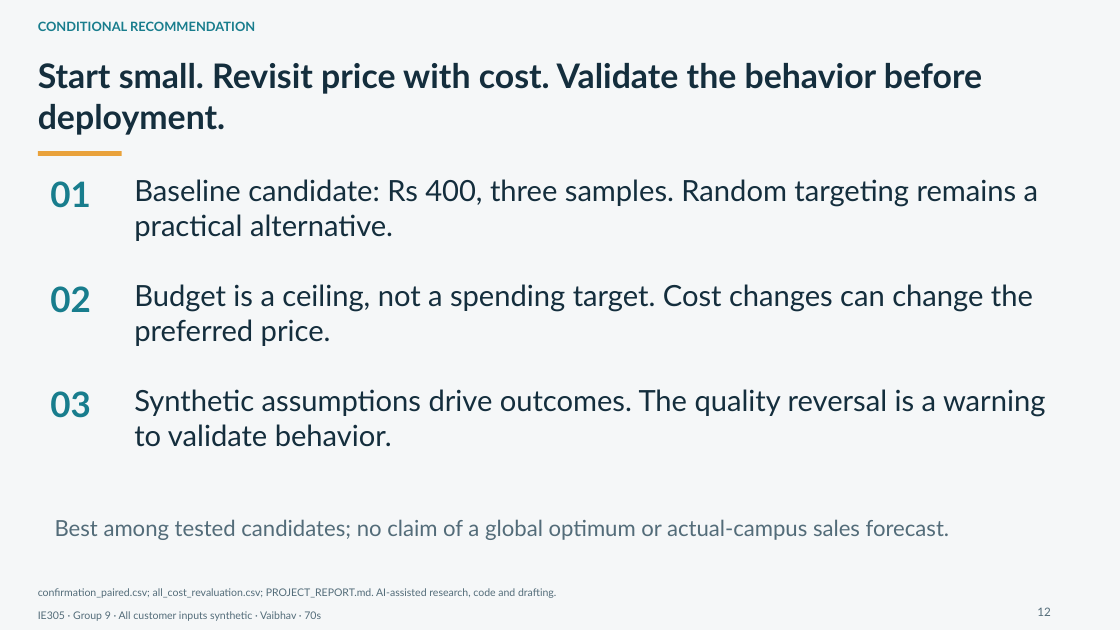
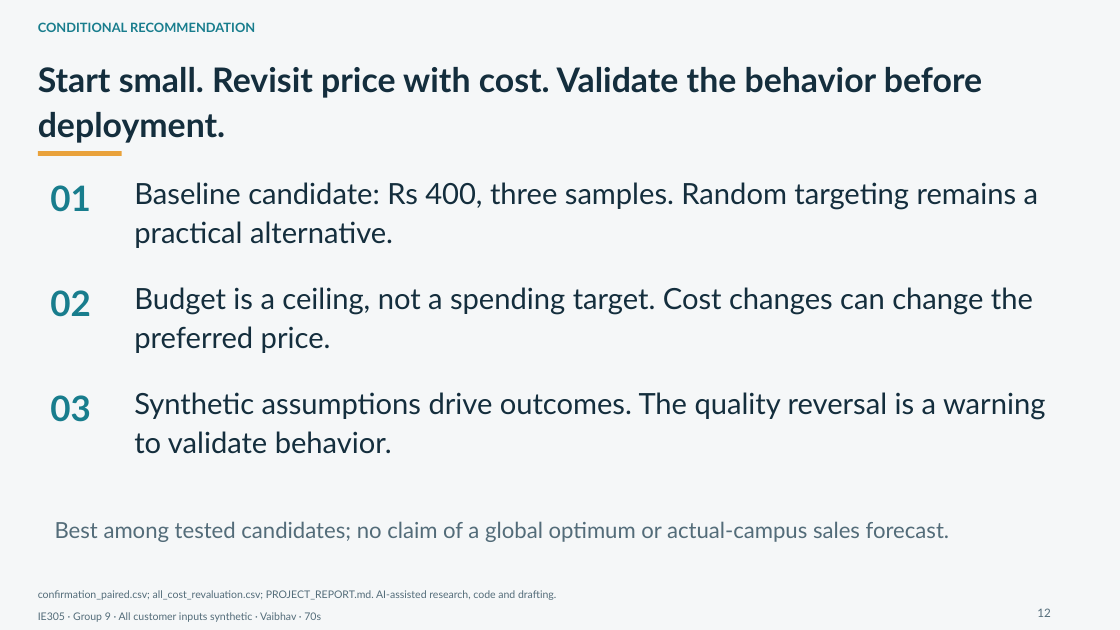
Before and after one commit to Mihir146/IE305_Social_Polarization_Group09, a slide deck: slide 12 of handoff_output/product_launch/Campus_Product_Launch_EditableCharts.pptx. Drawn at 1120x630 pixels with LibreOffice and Linux fonts; fonts in the diff are those of the drawing. Boxes give left, top, right and bottom in pixels: in the first picture for what was removed or moved away, otherwise in the second. Text is boxed around its words. In the diff, an @@ line names an element or a change of style, - is before the commit and + after.

```diff
--- a/handoff_output/product_launch/Campus_Product_Launch_EditableCharts.pptx
+++ b/handoff_output/product_launch/Campus_Product_Launch_EditableCharts.pptx
@@ line spacing 1 to 1.1 in 9 elements at box(38, 67, 982, 143), box(50, 185, 91, 212), box(134, 182, 1038, 248), box(50, 290, 91, 317), box(134, 287, 1033, 353), box(50, 395, 91, 422), box(134, 392, 1045, 454), box(55, 521, 949, 542), box(38, 590, 556, 600) @@
```
Also in this commit, not shown: 15 other slides changed, 47 other files.
